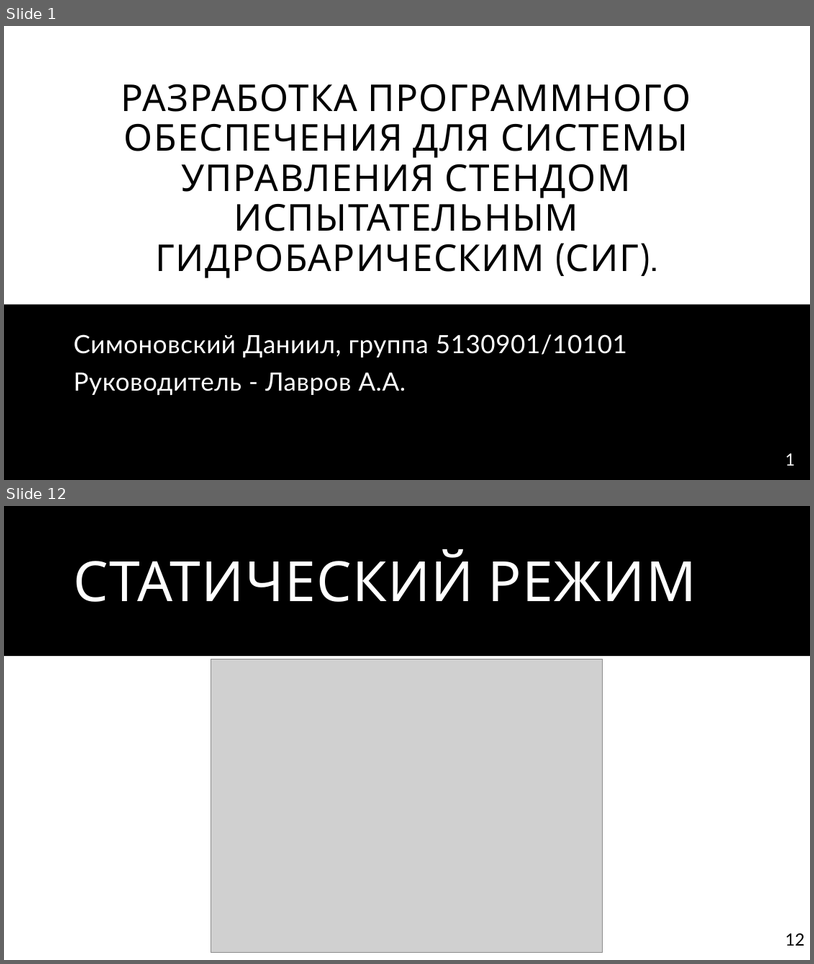
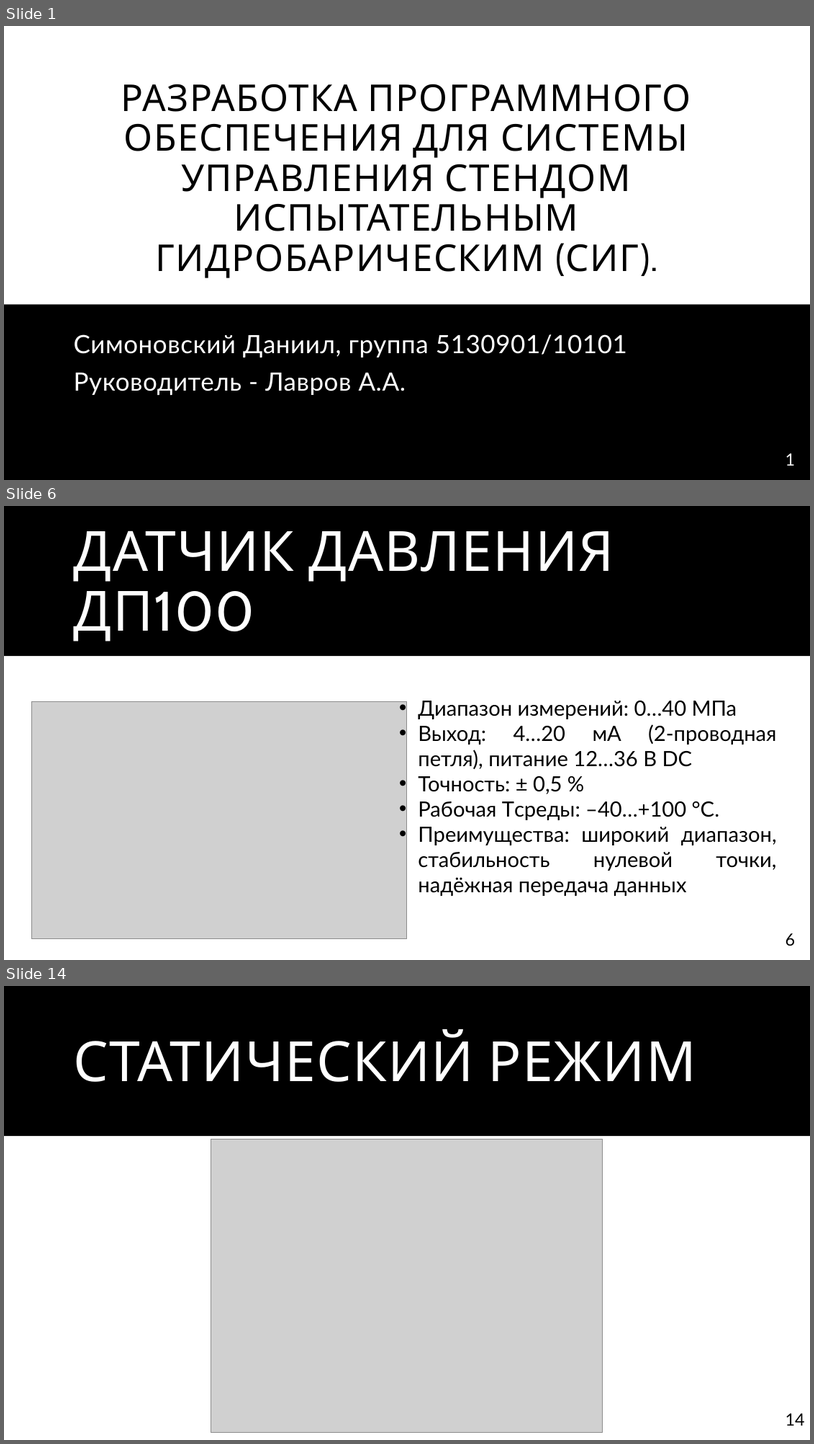
Before and after one commit to DafterT/FQW-SIG, a slide deck: Presentation/Защита СИГ.pptx. Shown one above the other, each under a label of ours: slides 1 and 12 before the commit, slides 1, 6 and 14 after it; the slides between them are not shown. The pictures are 814x964 and 814x1444 pixels, drawn with LibreOffice and Linux fonts; fonts in the diff are those of the drawing; grey boxes stand for pictures. Boxes give left, top, right and bottom in pixels: in the first picture for what was removed or moved away, otherwise in the second. Text is boxed around its words. In the diff, an @@ line names an element or a change of style, - is before the commit and + after.

```diff
--- a/Presentation/Защита СИГ.pptx
+++ b/Presentation/Защита СИГ.pptx
@@ slide 6 added at (4, 506, 810, 960), background #FFFFFF; not listed: 2 template elements that a slide beside it also shows @@
@@ title added at (74, 530, 615, 582), 66 pt, text #FFFFFF @@
+ДАТЧИК ДАВЛЕНИЯ ДП100
@@ picture added at (31, 701, 407, 939) @@
@@ text added at (418, 700, 777, 896), 25 pt, text #000000 @@
+• Диапазон измерений: 0…40 МПа
+• Выход: 4…20 мА (2-проводная петля), питание 12…36 В DC
+• Точность: ± 0,5 %
+• Рабочая Tсреды: –40…+100 °C.
+• Преимущества: широкий диапазон, стабильность нулевой точки, надёжная передача данных
@@ what was slide 12 is now slide 14 @@
@@ page number at (786, 1413, 805, 1425): text changed @@
-12
+14
```
Also in this commit, not shown: 4 slides changed, 8 other slides added, 9 slides removed, 19 other files.
